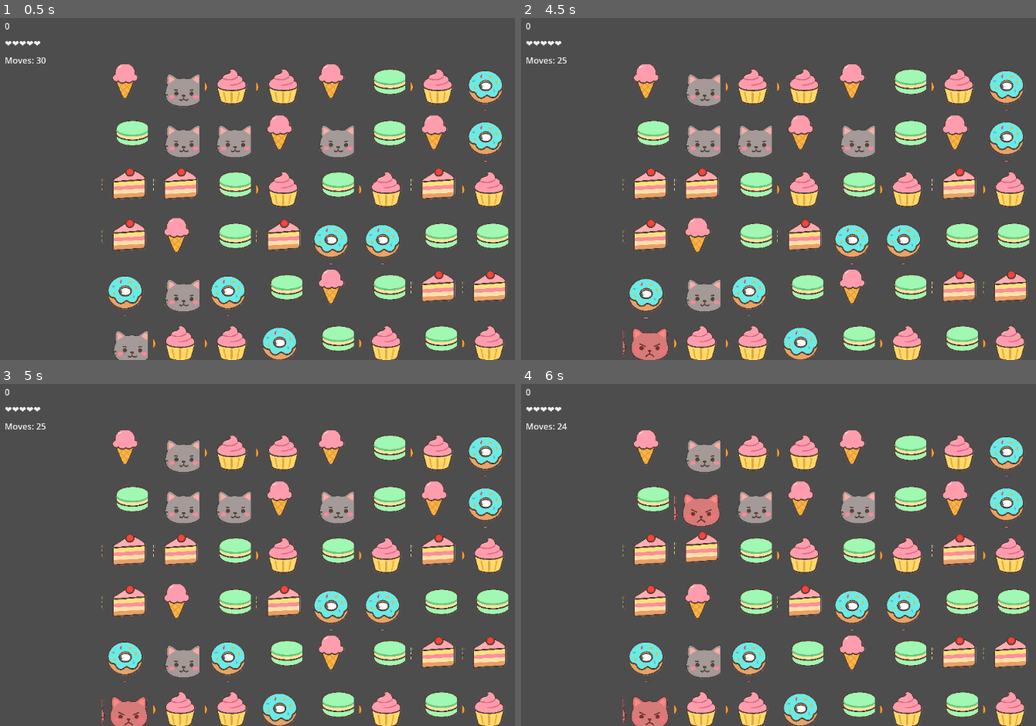
Above: before the commit, frames 1-4 (two rows, left to right).
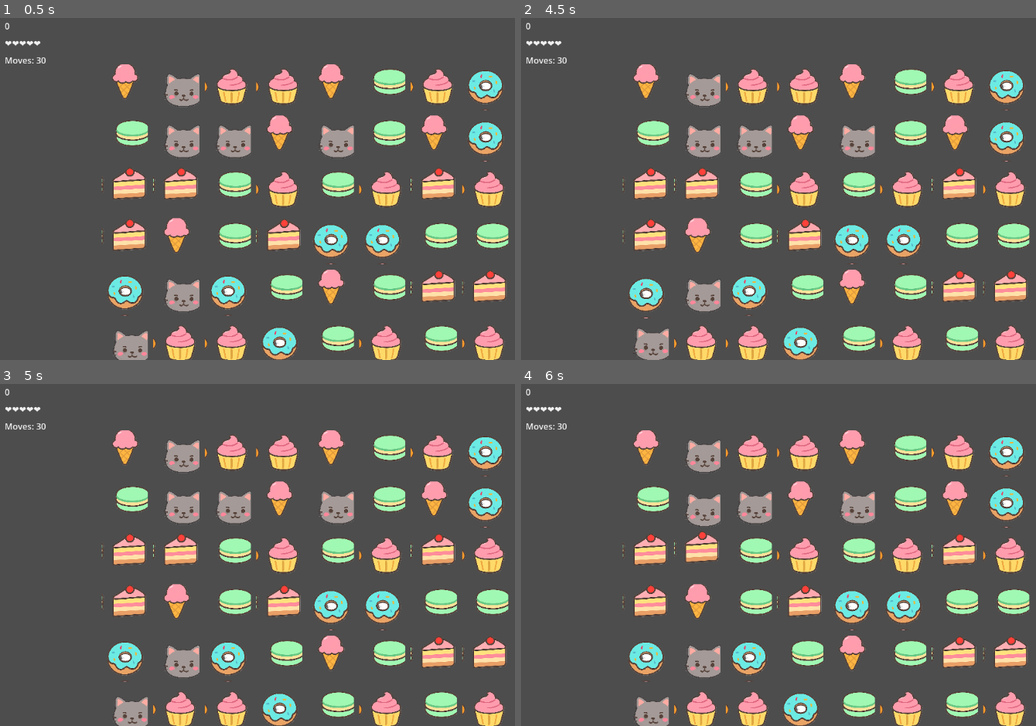
Above: after the commit, the same moments.

Repository: olgabiro/kwazy-catcakes
Game: Godot game, scene res://scenes/Main.tscn
Two runs of this game, one before a commit and one after it. Both use one fixed random seed, a clock stepped at 60 frames per second and the inputs below. Sound files missing from this copy of the repository are replaced by a short silence.
Inputs (mouse positions are in pixels of both pictures, inside the frame that each line leads up to):
- Up to frame 1 (0.5 s): no input
- Up to frame 2 (4.5 s): tap Enter (ui_accept) every 0.75 s from 0.5 to 4.25 s; drag from (644, 86) to (644, 189) at 0.52 s; drag from (644, 137) to (644, 240) at 1.27 s; move the mouse to (644, 189) at 2.02 s; tap R at 2.1 s; click (644, 189) at 2.17 s; drag from (644, 240) to (644, 137) at 2.77 s; drag from (644, 291) to (644, 189) at 3.52 s; drag from (644, 342) to (644, 189) at 4.27 s
- Up to frame 3 (5 s): no input
- Up to frame 4 (6 s): move the mouse to (696, 452) at 5.02 s; tap R at 5.1 s; click (696, 452) at 5.17 s; drag from (696, 503) to (696, 606) at 5.77 s

Frame 1 is identical in both runs. In frame 2, 0.6% of the frame differs, in the area x 7-29%, y 11-100%; in frame 3, 0.6%; in frame 4, 1.2%, in the area x 7-39%, y 11-100%.

Commit message:
Ensured that only successful moves get counted

Diff:
--- a/project.godot
+++ b/project.godot
@@ -15,6 +15,10 @@
 config/features=PackedStringArray("4.5", "Mobile")
 config/icon="res://icon.svg"
 
+[editor]
+
+movie_writer/movie_file="/Users/olgabiro/development/kwazy-catcakes/target/playthrough.png"
+
 [rendering]
 
 renderer/rendering_method="mobile"
--- a/scenes/Main.tscn
+++ b/scenes/Main.tscn
@@ -1,13 +1,14 @@
-[gd_scene load_steps=3 format=3]
+[gd_scene load_steps=4 format=3 uid="uid://c3wdonnfxlsss"]
 
-[ext_resource type="Script" path="res://scripts/main.gd" id="1"]
-[ext_resource type="PackedScene" path="res://scenes/Board.tscn" id="2"]
-[ext_resource type="AudioStream" path="res://assets/music/bg.mp3" id="3"]
+[ext_resource type="Script" uid="uid://bpa4rir470ht7" path="res://scripts/main.gd" id="1"]
+[ext_resource type="PackedScene" uid="uid://b0vtjmlvptojr" path="res://scenes/Board.tscn" id="2"]
+[ext_resource type="AudioStream" uid="uid://p8epiqy54st7" path="res://assets/music/bg.mp3" id="3"]
 
 [node name="Main" type="Node2D"]
 script = ExtResource("1")
 
 [node name="BG" type="ColorRect" parent="."]
+anchors_preset = 15
 anchor_right = 1.0
 anchor_bottom = 1.0
 color = Color(0.1, 0.08, 0.18, 1)
@@ -15,25 +16,40 @@
 [node name="CanvasLayer" type="CanvasLayer" parent="."]
 
 [node name="HUD" type="Control" parent="CanvasLayer"]
+layout_mode = 3
+anchors_preset = 15
 anchor_right = 1.0
 anchor_bottom = 1.0
+grow_horizontal = 2
+grow_vertical = 2
 mouse_filter = 2
 
 [node name="Score" type="Label" parent="CanvasLayer/HUD"]
+layout_mode = 0
+offset_left = 16.0
+offset_top = 12.0
+offset_right = 16.0
+offset_bottom = 12.0
 text = "0"
-position = Vector2(16, 12)
 
 [node name="Hearts" type="Label" parent="CanvasLayer/HUD"]
+layout_mode = 0
+offset_left = 16.0
+offset_top = 44.0
+offset_right = 16.0
+offset_bottom = 44.0
 text = "❤❤❤❤❤"
-position = Vector2(16, 44)
 
 [node name="Moves" type="Label" parent="CanvasLayer/HUD"]
+layout_mode = 0
+offset_left = 16.0
+offset_top = 76.0
+offset_right = 16.0
+offset_bottom = 76.0
 text = "Moves: 30"
-position = Vector2(16, 76)
 
 [node name="Board" parent="." instance=ExtResource("2")]
 
 [node name="Music" type="AudioStreamPlayer" parent="."]
 stream = ExtResource("3")
 volume_db = -4.0
-autoplay = false
--- a/scripts/board.gd
+++ b/scripts/board.gd
@@ -79,9 +79,6 @@
 
 
 func _perform_swap(a: Tile, b: Tile) -> void:
-	# move count
-	moves_left -= 1
-	emit_signal("moves_changed", moves_left)
 	# swap in grid
 	var ga := a.grid_pos
 	var gb := b.grid_pos
@@ -91,9 +88,6 @@
 	b.set_grid_pos(ga)
 	_animate_move(a)
 	_animate_move(b)
-	# Cats get angry if moved
-	if a.is_cat(): a.make_angry()
-	if b.is_cat(): b.make_angry()
 	# resolve
 	await get_tree().process_frame
 	var matched := _find_matches()
@@ -106,6 +100,11 @@
 		_animate_move(a)
 		_animate_move(b)
 		return
+	moves_left -= 1
+	emit_signal("moves_changed", moves_left)
+	# Cats get angry if moved
+	if a.is_cat(): a.make_angry()
+	if b.is_cat(): b.make_angry()
 	_clear_and_cascade(matched)
 	if moves_left <= 0 or hearts <= 0:
 		emit_signal("game_over")
@@ -130,7 +129,8 @@
 				var other: Tile = grid[target.x][target.y]
 				if other:
 					_perform_swap(selected, other)
-			selected.set_selected(false)
+			if selected != null:
+				selected.set_selected(false)
 			selected = null
 			is_dragging = false
 	elif event is InputEventMouseButton and not event.pressed:
--- a/scripts/main.gd
+++ b/scripts/main.gd
@@ -46,6 +46,12 @@
 	overlay.name = "GameOverOverlay"
 	overlay.anchor_right = 1.0
 	overlay.anchor_bottom = 1.0
+	# Make overlay clickable to restart
+	overlay.mouse_filter = Control.MOUSE_FILTER_STOP
+	overlay.gui_input.connect(func(event: InputEvent):
+		if event is InputEventMouseButton and event.pressed and event.button_index == MOUSE_BUTTON_LEFT:
+			get_tree().reload_current_scene()
+	)
 	$CanvasLayer/HUD.add_child(overlay)
 	var center := CenterContainer.new()
 	center.anchor_right = 1.0
@@ -55,12 +61,12 @@
 	label.text = "Game Over\nClick to restart"
 	label.horizontal_alignment = HORIZONTAL_ALIGNMENT_CENTER
 	label.vertical_alignment = VERTICAL_ALIGNMENT_CENTER
-	label.add_theme_color_override("font_color", Color.from_string("#2D9CDB", Color.SKY_BLUE))
+	label.add_theme_color_override("font_color", Color.from_string("#2D9CB", Color.FIREBRICK))
 	# compute box size from text
-	var pad := Vector2(28, 18)
+	var pad := Vector2(100, 18)
 	var box_size := label.get_minimum_size() + pad * 2.0
 	var panel := ColorRect.new()
-	panel.color = Color(0,0,0,0.55)
+	panel.color = Color(0,0,0,0.9)
 	panel.custom_minimum_size = box_size
 	center.add_child(panel)
 	label.position = pad
Not shown, changed: export_presets.cfg
Not shown, changed: target/.DS_Store
